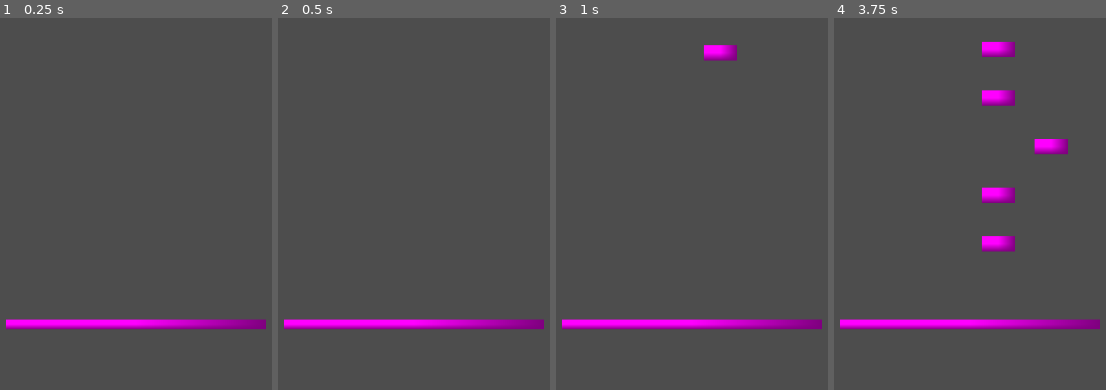
Above: before the commit, frames 1-4 (left to right).
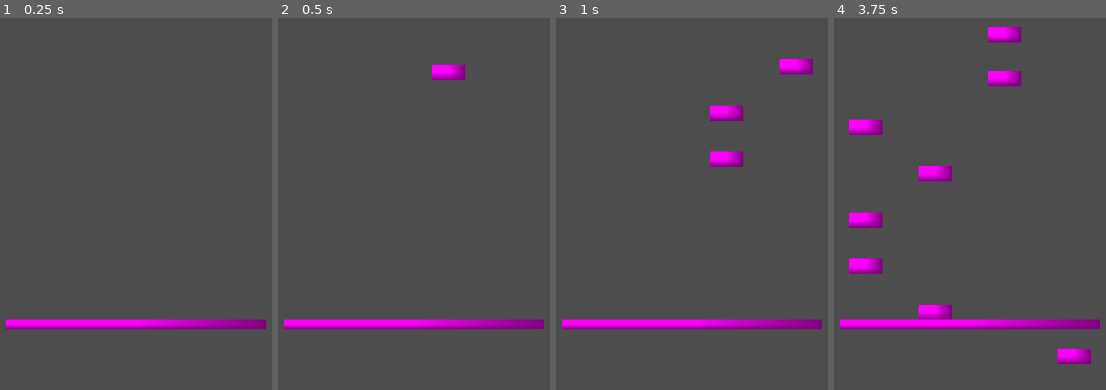
Above: after the commit, the same moments.

Repository: otherotherjosh/RhythmShooter
Game: Godot game, scene res://level/level.tscn
The game is run twice, just before and just after one commit, with the same random seed, the same clock (stepped at 60 frames per second) and the same inputs.
Inputs:
- Up to frame 1 (0.25 s): no input
- Up to frame 2 (0.5 s): no input
- Up to frame 3 (1 s): no input
- Up to frame 4 (3.75 s): no input

Frame 1 is identical in both runs. In frame 2, 0.5% of the frame differs, in the area x 56-70%, y 12-17%; in frame 3, 2.1%; in frame 4, 6.7%, in the area x 5-95%, y 2-94%.

Commit message:
feat: score

Diff:
--- /dev/null
+++ b/level/level.gd
@@ -0,0 +1,19 @@
+class_name Level extends Node2D
+## Handles top level level behavior
+
+
+## Player score
+var score: int:
+	set = set_score
+
+## Score label in HUD
+@onready var score_label: Label = $UI/Score
+
+
+func _on_note_player_note_smashed(note_score: int) -> void:
+	score += note_score
+
+
+func set_score(value: int) -> void:
+	score = value
+	score_label.text = "%s" % score
--- a/level/level.tscn
+++ b/level/level.tscn
@@ -1,38 +1,54 @@
-[gd_scene load_steps=4 format=3 uid="uid://bw3guqit8feqh"]
+[gd_scene load_steps=5 format=3 uid="uid://bw3guqit8feqh"]
 
+[ext_resource type="Script" uid="uid://n43hyxmsavyb" path="res://level/level.gd" id="1_qohg2"]
 [ext_resource type="Script" uid="uid://b7amlsbki0scf" path="res://level/smash_notes/smash_note_player.gd" id="2_qohg2"]
 [ext_resource type="Script" uid="uid://bi4sgncr6c20b" path="res://level/smash_notes/smash_note_factory.gd" id="3_qohg2"]
 
 [sub_resource type="PlaceholderTexture2D" id="PlaceholderTexture2D_yy828"]
 
 [node name="Level" type="Node2D"]
+script = ExtResource("1_qohg2")
 
-[node name="Camera2D" type="Camera2D" parent="."]
-position = Vector2(576, 324)
+[node name="UI" type="CanvasLayer" parent="."]
+
+[node name="Score" type="Label" parent="UI"]
+anchors_preset = 1
+anchor_left = 1.0
+anchor_right = 1.0
+offset_left = -148.0
+offset_top = 13.0
+offset_right = -12.0
+offset_bottom = 52.0
+grow_horizontal = 0
+theme_type_variation = &"HeaderLarge"
+horizontal_alignment = 2
 
 [node name="NotePlayer" type="Node" parent="."]
 script = ExtResource("2_qohg2")
 
 [node name="NoteFactory" type="Node" parent="NotePlayer" node_paths=PackedStringArray("spawnpoints")]
 script = ExtResource("3_qohg2")
+note_speed = 250
 spawnpoints = [NodePath("Spawnpoints/Marker2D"), NodePath("Spawnpoints/Marker2D2"), NodePath("Spawnpoints/Marker2D3"), NodePath("Spawnpoints/Marker2D4")]
 
 [node name="Spawnpoints" type="Node2D" parent="NotePlayer/NoteFactory"]
 position = Vector2(576, 98)
 
 [node name="Marker2D" type="Marker2D" parent="NotePlayer/NoteFactory/Spawnpoints"]
-position = Vector2(-117, 0)
+position = Vector2(-150, 0)
 
 [node name="Marker2D2" type="Marker2D" parent="NotePlayer/NoteFactory/Spawnpoints"]
-position = Vector2(-41, 0)
+position = Vector2(-50, 0)
 
 [node name="Marker2D3" type="Marker2D" parent="NotePlayer/NoteFactory/Spawnpoints"]
-position = Vector2(41, 0)
+position = Vector2(50, 0)
 
 [node name="Marker2D4" type="Marker2D" parent="NotePlayer/NoteFactory/Spawnpoints"]
-position = Vector2(117, 0)
+position = Vector2(150, 0)
 
 [node name="AimBar" type="Sprite2D" parent="NotePlayer"]
 position = Vector2(576, 519)
 scale = Vector2(374, 14.0001)
 texture = SubResource("PlaceholderTexture2D_yy828")
+
+[connection signal="note_smashed" from="NotePlayer" to="." method="_on_note_player_note_smashed"]
--- a/level/smash_notes/smash_note_factory.gd
+++ b/level/smash_notes/smash_note_factory.gd
@@ -1,7 +1,8 @@
 class_name SmashNoteFactory extends Node
 ## Spawns and moves smash notes in sync with music
 
-## Called when a note
+
+## Called when a note is missed
 signal note_missed(channel: int)
 
 const NOTE_PREFAB = preload("res://level/smash_notes/smash_note.tscn")
@@ -46,7 +47,7 @@
 ## Testing function to spawn random notes
 func spawn_random_note_loop() -> void:
 	while true:
-		await get_tree().create_timer(0.7).timeout
+		await get_tree().create_timer(0.25).timeout
 		var channel := randi_range(0, note_channels.size() - 1)
 		spawn_note(channel)
 
--- a/level/smash_notes/smash_note_player.gd
+++ b/level/smash_notes/smash_note_player.gd
@@ -2,8 +2,11 @@
 ## Handles player input to smash notes on screen.
 
 
+## Reports the smash score from a note getting smashed
+signal note_smashed(score: int)
+
 ## Distance (pixels) from aim bar where notes are smashable
-@export var smash_distance := 50
+@export var smash_distance := 75
 
 ## Locates the axis crossing where notes should be smashed
 @onready var aim_bar: Sprite2D = $AimBar
@@ -38,4 +41,13 @@
 		print("way too soon!! -1 aura point!!")
 		return
 	# successfully smash that note
+	var score := calculate_score(note)
+	note_smashed.emit(score)
+	print("score: %s" % score)
 	note_factory.destroy_note(channel)
+
+
+func calculate_score(note: Sprite2D) -> int:
+	var distance: int = abs(note.global_position.y - aim_bar.global_position.y)
+	print("distance: %s" % distance)
+	return inverse_lerp(smash_distance, 0, distance) * 100 as int
Not shown, added: level/level.gd.uid
